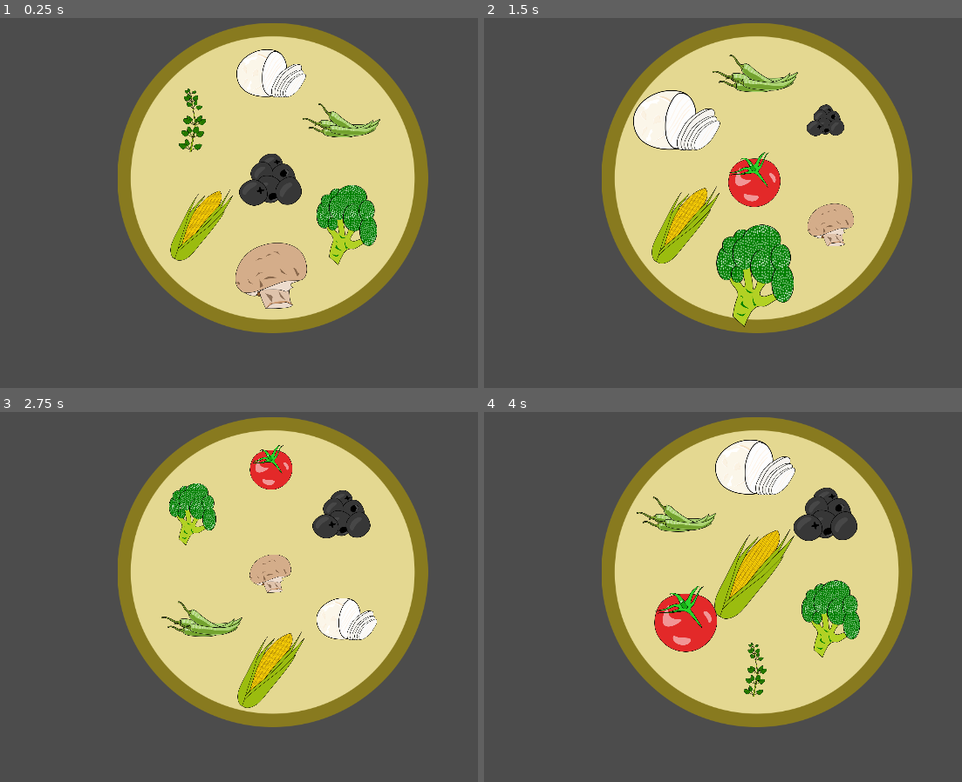
Above: before the commit, frames 1-4 (two rows, left to right).
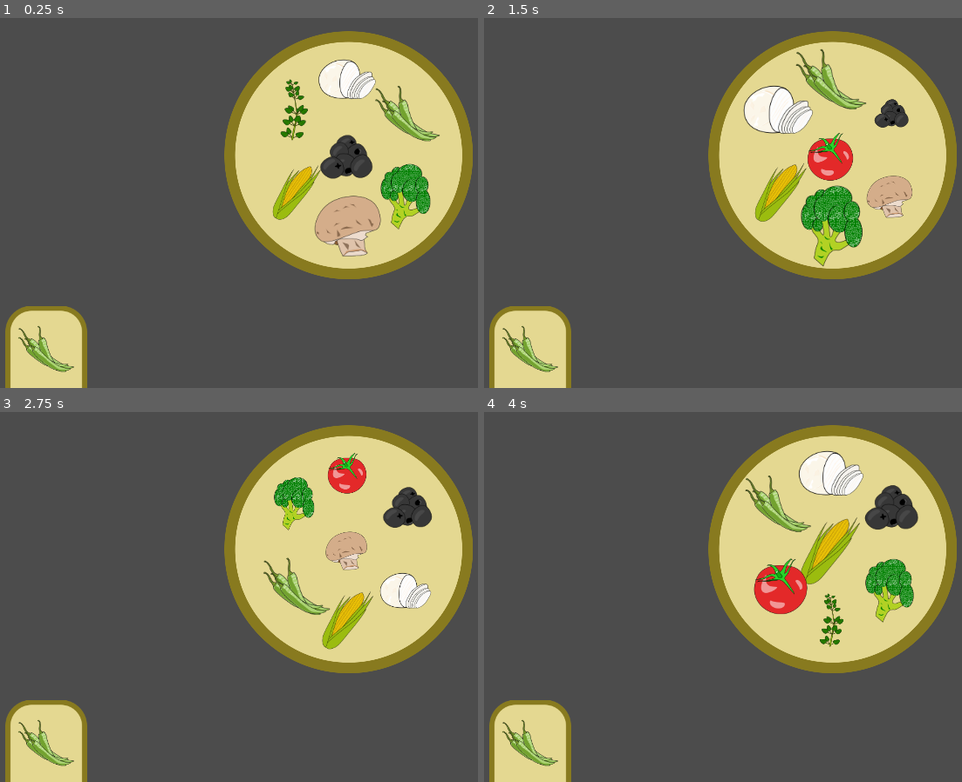
Above: after the commit, the same moments.

Repository: kaiec/pizzacheck
Game: Godot game, scene res://Game.tscn
Two runs of this game, one before a commit and one after it. Both use one fixed random seed, a clock stepped at 60 frames per second and the inputs below. The engine's default icon, where the game draws it, is replaced by a stand-in: a white triangle on a blue panel in a dark square.
Inputs:
- Up to frame 1 (0.25 s): no input
- Up to frame 2 (1.5 s): tap Enter (ui_accept) at 0.5, 1.35 s; hold Enter (ui_accept) 0.53-1.28 s
- Up to frame 3 (2.75 s): tap Enter (ui_accept) at 1.52, 1.82 s; hold Enter (ui_accept) from 2.03 s (still down)
- Up to frame 4 (4 s): release Enter (ui_accept) at 2.78 s; tap Enter (ui_accept) at 2.85, 3.02, 3.32 s; hold Enter (ui_accept) from 3.53 s (still down)

The runs differ from the first frame. In frame 1, 43% of the frame differs, in the area x 1-99%, y 1-100%; in frame 2, 43%; in frame 3, 41%; in frame 4, 44%.

Commit message:
Sprite cleanup, button

Diff:
--- /dev/null
+++ b/Button.gd
@@ -0,0 +1,20 @@
+extends Node2D
+
+
+# Declare member variables here. Examples:
+# var a = 2
+# var b = "text"
+
+export var texture: Resource setget set_texture
+
+func set_texture(v):
+	texture = v
+	$icon.texture = texture
+	$icon.scale = $icon_size.get_rect().size / texture.get_size()
+
+# Called when the node enters the scene tree for the first time.
+
+
+# Called every frame. 'delta' is the elapsed time since the previous frame.
+#func _process(delta):
+#	pass
--- /dev/null
+++ b/Button.tscn
@@ -0,0 +1,26 @@
+[gd_scene load_steps=4 format=2]
+
+[ext_resource path="res://assets/images/button.png" type="Texture" id=1]
+[ext_resource path="res://Button.gd" type="Script" id=2]
+[ext_resource path="res://icon.png" type="Texture" id=3]
+
+[node name="Button" type="Node2D"]
+script = ExtResource( 2 )
+
+[node name="button" type="Sprite" parent="."]
+texture = ExtResource( 1 )
+
+[node name="icon" type="Sprite" parent="."]
+position = Vector2( -0.105927, -20.2248 )
+scale = Vector2( 1.76149, 1.76149 )
+texture = ExtResource( 3 )
+
+[node name="icon_size" type="ColorRect" parent="."]
+margin_left = -60.0
+margin_top = -79.0
+margin_right = 60.0
+margin_bottom = 36.0
+color = Color( 1, 1, 1, 0 )
+__meta__ = {
+"_edit_use_anchors_": false
+}
--- a/Game.tscn
+++ b/Game.tscn
@@ -10,15 +10,16 @@
 [ext_resource path="res://assets/images/champignon.png" type="Texture" id=8]
 [ext_resource path="res://Plate.tscn" type="PackedScene" id=9]
 [ext_resource path="res://Game.gd" type="Script" id=10]
+[ext_resource path="res://outline_material.tres" type="Material" id=11]
+[ext_resource path="res://Button.tscn" type="PackedScene" id=12]
 
 [node name="Game" type="Node2D"]
 script = ExtResource( 10 )
 
 [node name="plate" parent="." instance=ExtResource( 9 )]
-position = Vector2( 503.431, 334.122 )
+position = Vector2( 642.74, 292.307 )
 
 [node name="vegetables" type="Node2D" parent="."]
-visible = false
 
 [node name="broccoli" type="Sprite" parent="vegetables"]
 position = Vector2( 1639.1, 1173.64 )
@@ -37,6 +38,7 @@
 texture = ExtResource( 6 )
 
 [node name="olives" type="Sprite" parent="vegetables"]
+material = ExtResource( 11 )
 position = Vector2( 1556.43, 114.431 )
 texture = ExtResource( 3 )
 
@@ -51,3 +53,7 @@
 [node name="tomato" type="Sprite" parent="vegetables"]
 position = Vector2( 1656.38, 480.715 )
 texture = ExtResource( 1 )
+
+[node name="Button" parent="." instance=ExtResource( 12 )]
+position = Vector2( 88, 668.379 )
+texture = ExtResource( 2 )
--- a/Plate.gd
+++ b/Plate.gd
@@ -1,4 +1,7 @@
 extends Node2D
+
+onready var shadow_material = preload("res://shadow_material.tres")
+onready var outline_material = preload("res://outline_material.tres")
 
 var values = ["oregano", "peperoni", "mozarella", "corn", "tomato", "olives", "broccoli", "champignon"]
 var missing = "oregano"
@@ -10,12 +13,14 @@
 	values.shuffle()
 	missing = values[0]
 	for v in $vegetables.get_children():
+		v = v as Sprite
 		if v.name == missing:
 			v.hide()
 			continue
 		v.position = $positions.get_child(posnos.pop_back()).position
-		var scale = rand_range(0.25, 0.5)
+		var scale = rand_range(0.7, 1.25)
 		v.scale = Vector2(scale, scale)
+		#v.set_material(outline_material)
 		v.show()
 
 
--- a/Plate.tscn
+++ b/Plate.tscn
@@ -2,19 +2,20 @@
 
 [ext_resource path="res://assets/images/plate.png" type="Texture" id=1]
 [ext_resource path="res://Plate.gd" type="Script" id=2]
-[ext_resource path="res://assets/images/tomato.png" type="Texture" id=3]
-[ext_resource path="res://assets/images/peperoni.png" type="Texture" id=4]
-[ext_resource path="res://assets/images/olives.png" type="Texture" id=5]
-[ext_resource path="res://assets/images/oregano.png" type="Texture" id=6]
-[ext_resource path="res://assets/images/broccoli.png" type="Texture" id=7]
+[ext_resource path="res://assets/images/champignon.png" type="Texture" id=3]
+[ext_resource path="res://assets/images/tomato.png" type="Texture" id=4]
+[ext_resource path="res://assets/images/oregano.png" type="Texture" id=5]
+[ext_resource path="res://assets/images/olives.png" type="Texture" id=6]
+[ext_resource path="res://assets/images/peperoni.png" type="Texture" id=7]
 [ext_resource path="res://assets/images/mozarella.png" type="Texture" id=8]
-[ext_resource path="res://assets/images/corn.png" type="Texture" id=9]
-[ext_resource path="res://assets/images/champignon.png" type="Texture" id=10]
+[ext_resource path="res://assets/images/broccoli.png" type="Texture" id=9]
+[ext_resource path="res://assets/images/corn.png" type="Texture" id=10]
 
 [node name="plate" type="Node2D"]
 script = ExtResource( 2 )
 
 [node name="plate" type="Sprite" parent="."]
+scale = Vector2( 0.8, 0.8 )
 texture = ExtResource( 1 )
 __meta__ = {
 "_edit_lock_": true
@@ -23,22 +24,22 @@
 [node name="positions" type="Node2D" parent="."]
 
 [node name="pos1" type="Node2D" parent="positions"]
-position = Vector2( -2.82843, -192.333 )
+position = Vector2( -2.82843, -139.577 )
 
 [node name="pos2" type="Node2D" parent="positions"]
-position = Vector2( 125.865, -106.066 )
+position = Vector2( 107.906, -76.882 )
 
 [node name="pos3" type="Node2D" parent="positions"]
-position = Vector2( 135.764, 86.267 )
+position = Vector2( 104.335, 76.1649 )
 
 [node name="pos4" type="Node2D" parent="positions"]
-position = Vector2( -2.82843, 179.605 )
+position = Vector2( -1.70599, 130.217 )
 
 [node name="pos5" type="Node2D" parent="positions"]
-position = Vector2( -130.108, 86.267 )
+position = Vector2( -95.3117, 68.3076 )
 
 [node name="pos6" type="Node2D" parent="positions"]
-position = Vector2( -147.078, -106.066 )
+position = Vector2( -99.9346, -83.6168 )
 
 [node name="pos7" type="Node2D" parent="positions"]
 position = Vector2( -4.24261, 2.82837 )
@@ -47,15 +48,15 @@
 
 [node name="broccoli" type="Sprite" parent="vegetables"]
 position = Vector2( -304.897, 1717.64 )
-texture = ExtResource( 7 )
+texture = ExtResource( 9 )
 
 [node name="champignon" type="Sprite" parent="vegetables"]
 position = Vector2( 119.831, 1731.91 )
-texture = ExtResource( 10 )
+texture = ExtResource( 3 )
 
 [node name="corn" type="Sprite" parent="vegetables"]
-position = Vector2( -344.194, 1228.44 )
-texture = ExtResource( 9 )
+position = Vector2( -348.194, 1228.44 )
+texture = ExtResource( 10 )
 
 [node name="mozarella" type="Sprite" parent="vegetables"]
 position = Vector2( 527.762, 1222.57 )
--- /dev/null
+++ b/assets/images/button.svg
@@ -0,0 +1,69 @@
+<?xml version="1.0" encoding="UTF-8" standalone="no"?>
+<svg
+   xmlns:dc="http://purl.org/dc/elements/1.1/"
+   xmlns:cc="http://creativecommons.org/ns#"
+   xmlns:rdf="http://www.w3.org/1999/02/22-rdf-syntax-ns#"
+   xmlns:svg="http://www.w3.org/2000/svg"
+   xmlns="http://www.w3.org/2000/svg"
+   xmlns:sodipodi="http://sodipodi.sourceforge.net/DTD/sodipodi-0.dtd"
+   xmlns:inkscape="http://www.inkscape.org/namespaces/inkscape"
+   width="112.70065mm"
+   height="149.8163mm"
+   viewBox="0 0 112.70065 149.8163"
+   version="1.1"
+   id="svg8"
+   inkscape:version="1.0.2 (e86c870879, 2021-01-15)"
+   sodipodi:docname="button.svg"
+   inkscape:export-filename="/home/kai/daten/projekte/pizzacheck/assets/images/button.png"
+   inkscape:export-xdpi="18.139999"
+   inkscape:export-ydpi="18.139999">
+  <defs
+     id="defs2" />
+  <sodipodi:namedview
+     id="base"
+     pagecolor="#ffffff"
+     bordercolor="#666666"
+     borderopacity="1.0"
+     inkscape:pageopacity="0.0"
+     inkscape:pageshadow="2"
+     inkscape:zoom="0.3845679"
+     inkscape:cx="312.65514"
+     inkscape:cy="194.31891"
+     inkscape:document-units="mm"
+     inkscape:current-layer="layer1"
+     inkscape:document-rotation="0"
+     showgrid="false"
+     inkscape:window-width="1272"
+     inkscape:window-height="2118"
+     inkscape:window-x="3201"
+     inkscape:window-y="34"
+     inkscape:window-maximized="1" />
+  <metadata
+     id="metadata5">
+    <rdf:RDF>
+      <cc:Work
+         rdf:about="">
+        <dc:format>image/svg+xml</dc:format>
+        <dc:type
+           rdf:resource="http://purl.org/dc/dcmitype/StillImage" />
+        <dc:title />
+      </cc:Work>
+    </rdf:RDF>
+  </metadata>
+  <g
+     inkscape:label="Layer 1"
+     inkscape:groupmode="layer"
+     id="layer1"
+     transform="translate(-23.109993,-96.753122)">
+    <rect
+       style="fill:#e5d992;stroke:#897b20;stroke-width:6.9613;stroke-linecap:round;stroke-linejoin:bevel;stop-color:#000000"
+       id="rect833"
+       width="105.73935"
+       height="142.855"
+       x="26.590643"
+       y="100.23377"
+       ry="32.826488"
+       inkscape:export-xdpi="33.810001"
+       inkscape:export-ydpi="33.810001" />
+  </g>
+</svg>
--- /dev/null
+++ b/outline_material.tres
@@ -0,0 +1,39 @@
+[gd_resource type="ShaderMaterial" load_steps=2 format=2]
+
+[sub_resource type="Shader" id=1]
+code = "
+shader_type canvas_item;
+
+uniform float outline_width = 2.0;
+uniform vec4 outline_color: hint_color;
+
+void fragment() {
+	vec4 col = texture(TEXTURE, UV);
+	vec2 ps = TEXTURE_PIXEL_SIZE;
+	float a;
+	float maxa = col.a;
+	float mina = col.a;
+
+	a = texture(TEXTURE, UV + vec2(0.0, -outline_width) * ps).a;
+	maxa = max(a, maxa);
+	mina = min(a, mina);
+
+	a = texture(TEXTURE, UV + vec2(0.0, outline_width) * ps).a;
+	maxa = max(a, maxa);
+	mina = min(a, mina);
+
+	a = texture(TEXTURE, UV + vec2(-outline_width, 0.0) * ps).a;
+	maxa = max(a, maxa);
+	mina = min(a, mina);
+
+	a = texture(TEXTURE, UV + vec2(outline_width, 0.0) * ps).a;
+	maxa = max(a, maxa);
+	mina = min(a, mina);
+
+	COLOR = mix(col, outline_color, maxa - mina);
+}"
+
+[resource]
+shader = SubResource( 1 )
+shader_param/outline_width = 2.0
+shader_param/outline_color = Color( 0, 0, 0, 1 )
--- /dev/null
+++ b/shadow_material.tres
@@ -0,0 +1,40 @@
+[gd_resource type="ShaderMaterial" load_steps=2 format=2]
+
+[sub_resource type="Shader" id=1]
+code = "/**
+* Shadow 2D.
+* License: CC0
+* https://creativecommons.org/publicdomain/zero/1.0/
+*/
+shader_type canvas_item;
+render_mode blend_mix;
+
+uniform vec2 deform = vec2(2.0, 2.0);
+uniform vec2 offset = vec2(0.0, 0.0);
+uniform vec4 modulate : hint_color;
+
+//uniform vec2 texture_size; //uncomment for GLES2
+
+void fragment() {
+	vec2 ps = TEXTURE_PIXEL_SIZE;
+	vec2 uv = UV;
+	float sizex = float(textureSize(TEXTURE,int(ps.x)).x); //comment for GLES2
+	float sizey = float(textureSize(TEXTURE,int(ps.y)).y); //comment for GLES2
+	//float sizex = texture_size.x; //uncomment for GLES2
+	//float sizey = texture_size.y; //uncomment for GLES2
+	uv.y+=offset.y*ps.y;
+	uv.x+=offset.x*ps.x;
+	float decalx=((uv.y-ps.x*sizex)*deform.x);
+	float decaly=((uv.y-ps.y*sizey)*deform.y);
+	uv.x += decalx;
+	uv.y += decaly;
+	vec4 shadow = vec4(modulate.rgb, texture(TEXTURE, uv).a * modulate.a);
+	vec4 col = texture(TEXTURE, UV);
+	COLOR = mix(shadow, col, col.a);
+}"
+
+[resource]
+shader = SubResource( 1 )
+shader_param/deform = Vector2( 0, 4 )
+shader_param/offset = Vector2( 0, 0 )
+shader_param/modulate = Color( 0.341176, 0.337255, 0.337255, 0.572549 )
Not shown: 1 places in Game.tscn that only renumber resources
Not shown: 1 places in Plate.tscn that only renumber resources
Binary file added: assets/fonts/Mont-ExtraLightDEMO.otf
Binary file added: assets/fonts/Mont-HeavyDEMO.otf
Binary file changed: assets/images/broccoli.png
Binary file added: assets/images/button.png
Not shown, added: assets/images/button.png.import
Not shown, added: assets/images/button.svg.import
Binary file changed: assets/images/champignon.png
Binary file changed: assets/images/corn.png
Binary file changed: assets/images/mozarella.png
Binary file changed: assets/images/olives.png
(and 8 more such lines)
